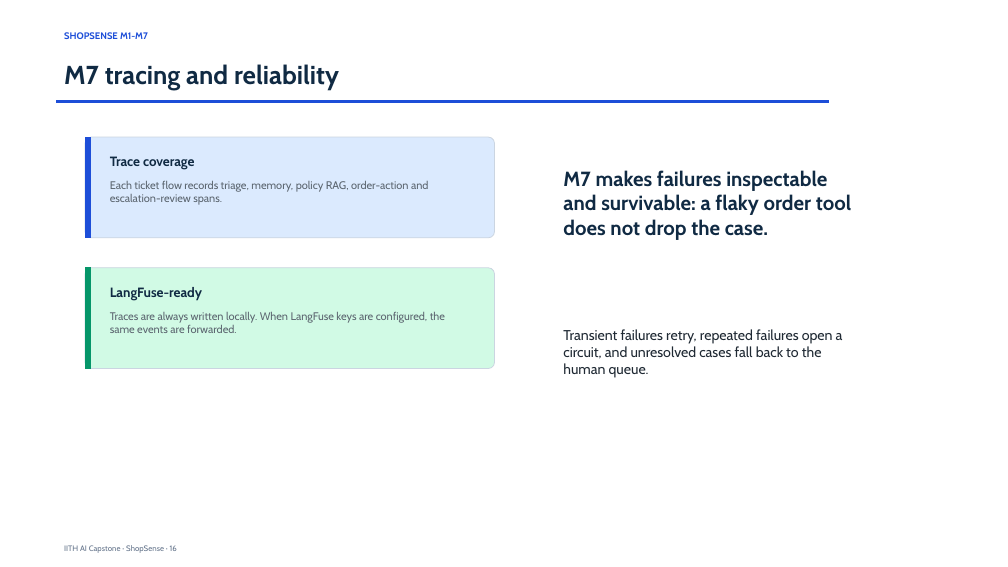
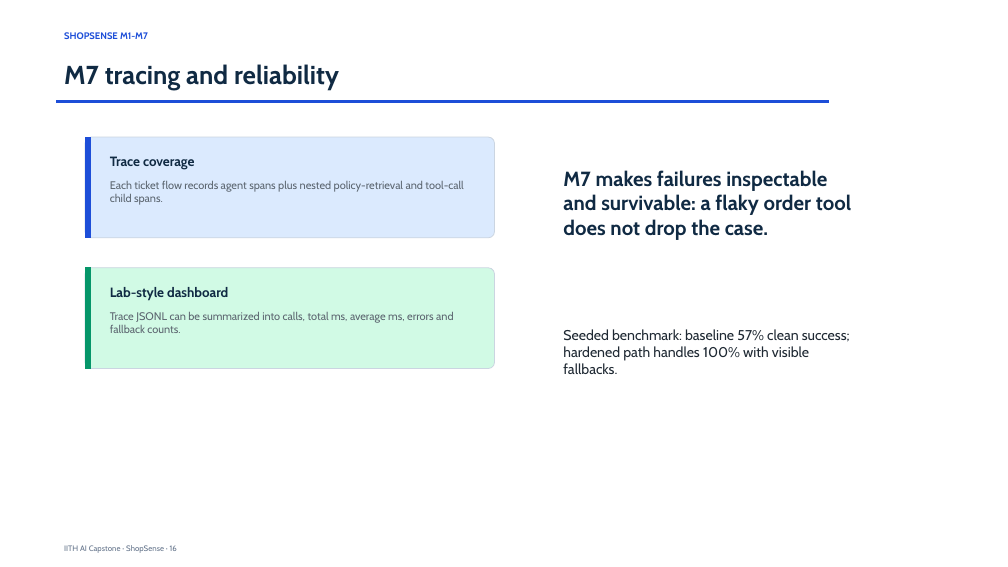
Before and after one commit to abhraj786/iith-ai-capstone-shopsense, a slide deck: slide 16 of docs/deck/iith-ai-capstone-shopsense.pptx. Drawn at 1008x567 pixels with LibreOffice and Linux fonts; fonts in the diff are those of the drawing. Boxes give left, top, right and bottom in pixels: in the first picture for what was removed or moved away, otherwise in the second. Text is boxed around its words. In the diff, an @@ line names an element or a change of style, - is before the commit and + after.

Commit message:
test: align m7 reliability with lab flow

```diff
--- a/docs/deck/iith-ai-capstone-shopsense.pptx
+++ b/docs/deck/iith-ai-capstone-shopsense.pptx
@@ text at [110,181,463,205]: text changed @@
-Each ticket flow records triage, memory, policy RAG, order-action and escalation-review spans.
+Each ticket flow records agent spans plus nested policy-retrieval and tool-call child spans.
@@ text at [110,287,228,300]: text changed @@
-LangFuse-ready
+Lab-style dashboard
@@ text at [110,312,453,333]: text changed @@
-Traces are always written locally. When LangFuse keys are configured, the same events are forwarded.
+Trace JSONL can be summarized into calls, total ms, average ms, errors and fallback counts.
@@ text at [563,329,850,374]: text changed @@
-Transient failures retry, repeated failures open a circuit, and unresolved cases fall back to the human queue.
+Seeded benchmark: baseline 57% clean success; hardened path handles 100% with visible fallbacks.
```
Also in this commit, not shown: 8 other files.
